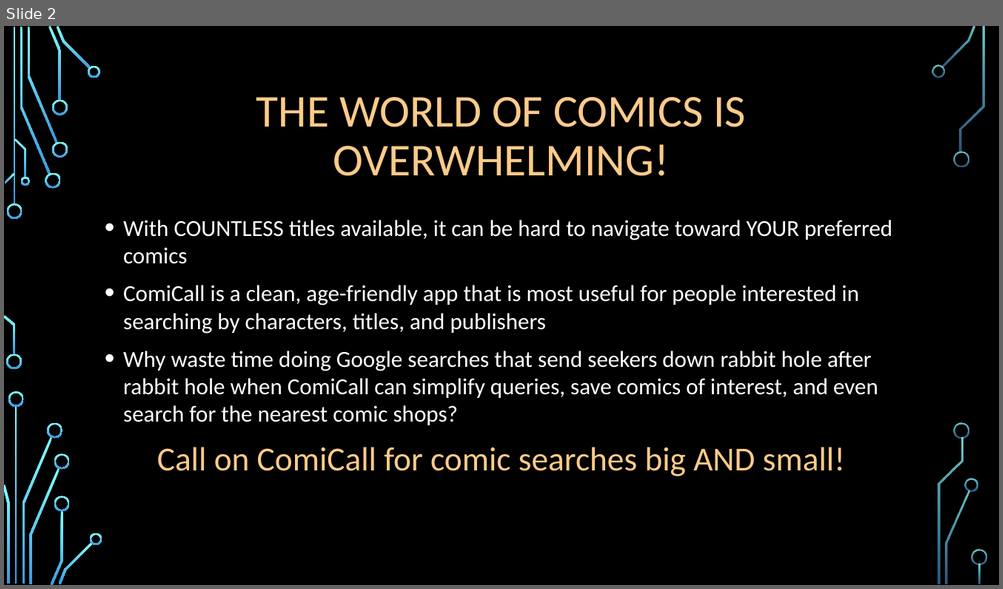
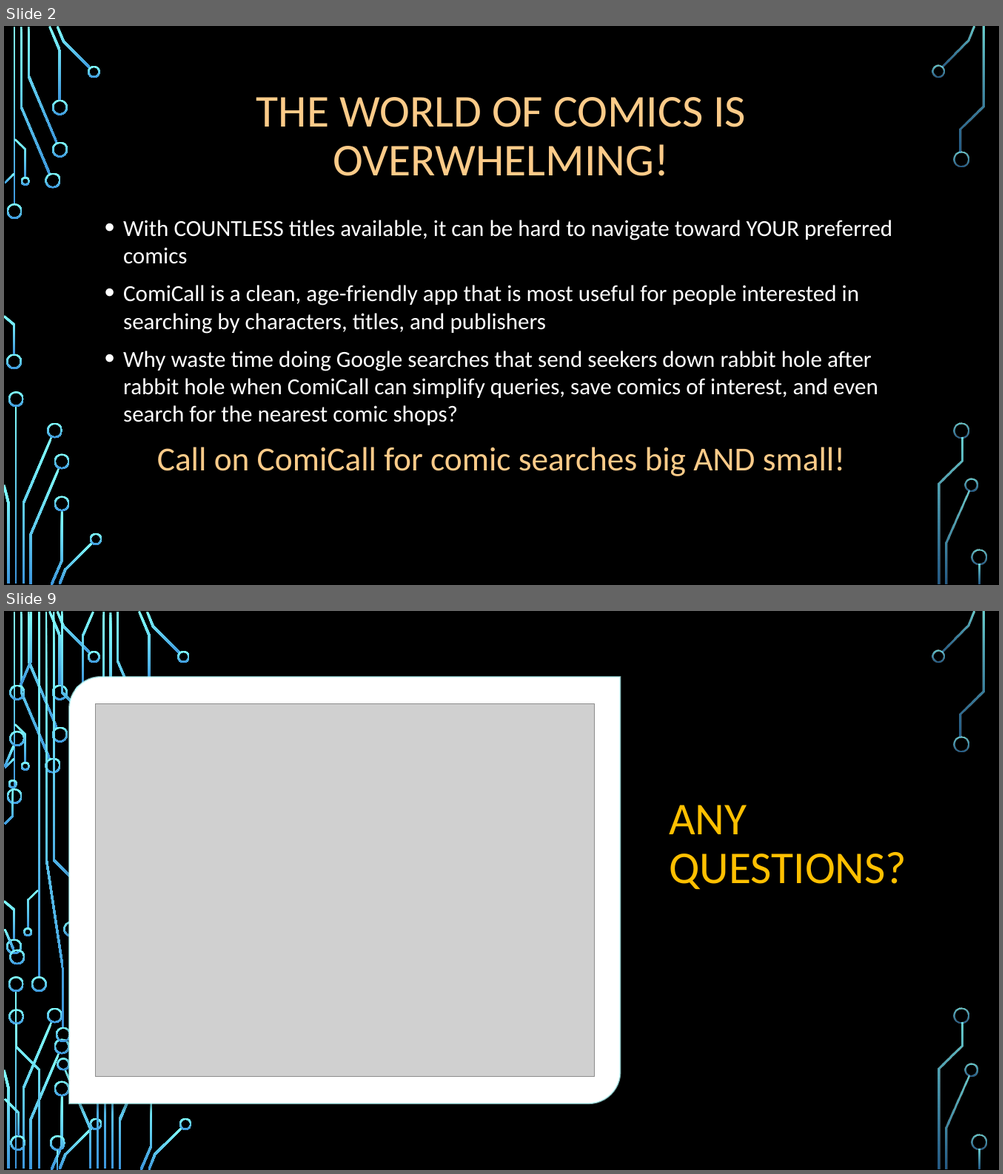
Before and after one commit to maximilianc88/ComiCall, a slide deck: ComiCall Presentation.pptx. Shown one above the other, each under a label of ours: slide 2 before the commit, slides 2 and 9 after it; the slides between them are not shown. The pictures are 1003x589 and 1003x1174 pixels, drawn with LibreOffice and Linux fonts; fonts in the diff are those of the drawing; grey boxes stand for pictures; background and template pictures are left out. Boxes give left, top, right and bottom in pixels: in the first picture for what was removed or moved away, otherwise in the second. Text is boxed around its words. In the diff, an @@ line names an element or a change of style, - is before the commit and + after.

```diff
--- a/ComiCall Presentation.pptx
+++ b/ComiCall Presentation.pptx
@@ slide 9 added at bbox=[4, 611, 999, 1170], background picture (left out); not listed: 36 template elements that a slide beside it also shows @@
@@ round diag rect added at bbox=[69, 677, 620, 1103], fill #FFFFFF, outline #B4FFFF 1.5 pt @@
@@ picture added at bbox=[95, 703, 594, 1077] @@
@@ title added at bbox=[669, 805, 906, 889], 44 pt, text #FFC000 @@
+ANY QUESTIONS?
@@ group added at bbox=[4, 611, 192, 1170]: 43 freeform shapes, 4 rectangles @@
```
Also in this commit, not shown: 5 slides changed, 2 other slides added, 1 other file.
